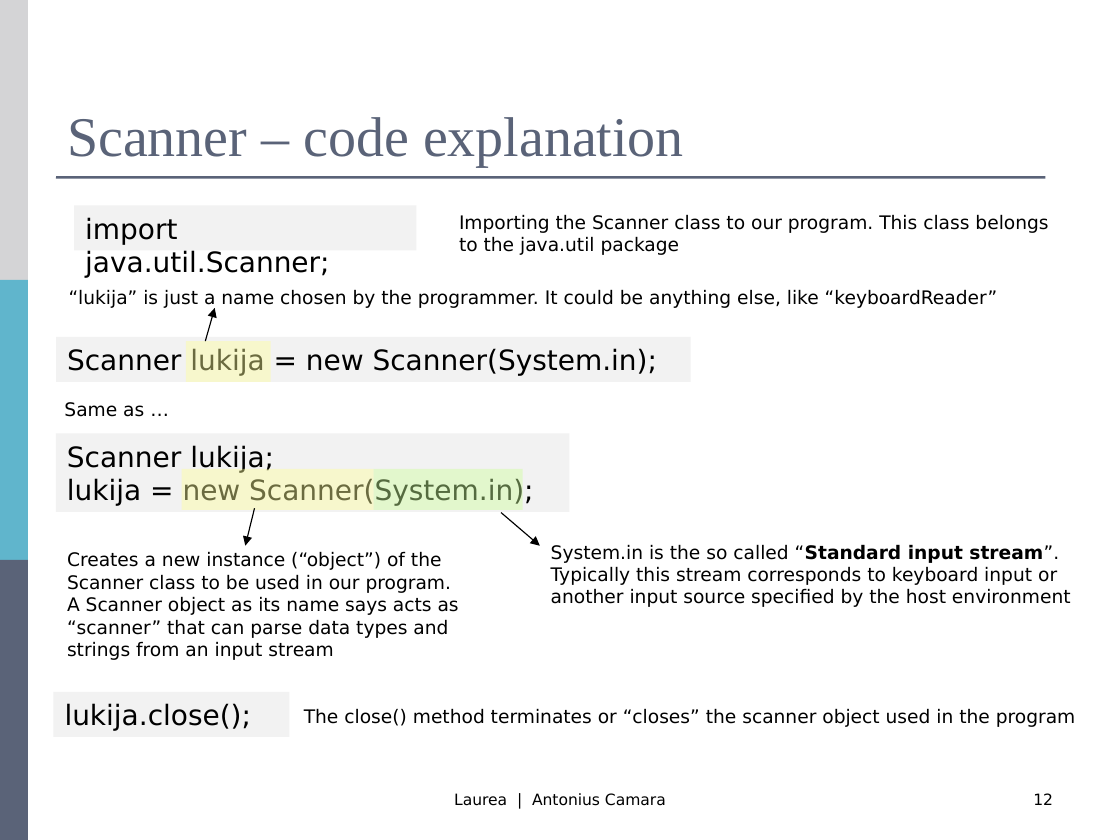
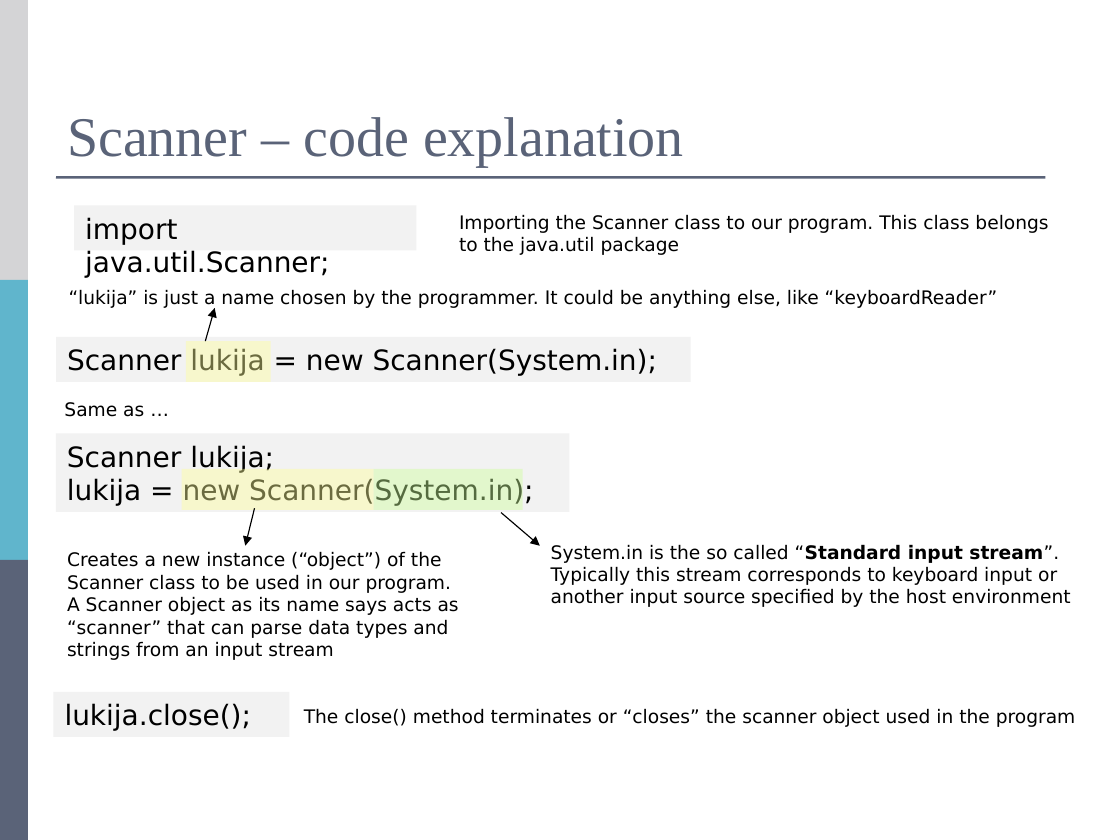
Before and after one commit to mjstenbe/OO_2017, a slide deck: slide 11 of Lecture materials (Antonius)/R0027-Luento-3-TulLukOper.ppt (slide 12 before the commit). Drawn at 1120x840 pixels with LibreOffice and Linux fonts; fonts in the diff are those of the drawing. Boxes give left, top, right and bottom in pixels: in the first picture for what was removed or moved away, otherwise in the second. Text is boxed around its words. In the diff, an @@ line names an element or a change of style, - is before the commit and + after.

```diff
--- a/Lecture materials (Antonius)/R0027-Luento-3-TulLukOper.ppt
+++ b/Lecture materials (Antonius)/R0027-Luento-3-TulLukOper.ppt
@@ text removed at bbox=[454, 793, 666, 806] @@
-Laurea | Antonius Camara
@@ page number removed at bbox=[1033, 793, 1053, 805] @@
-12
```
Also in this commit, not shown: 25 other slides changed, 2 slides removed, 6 other files.
